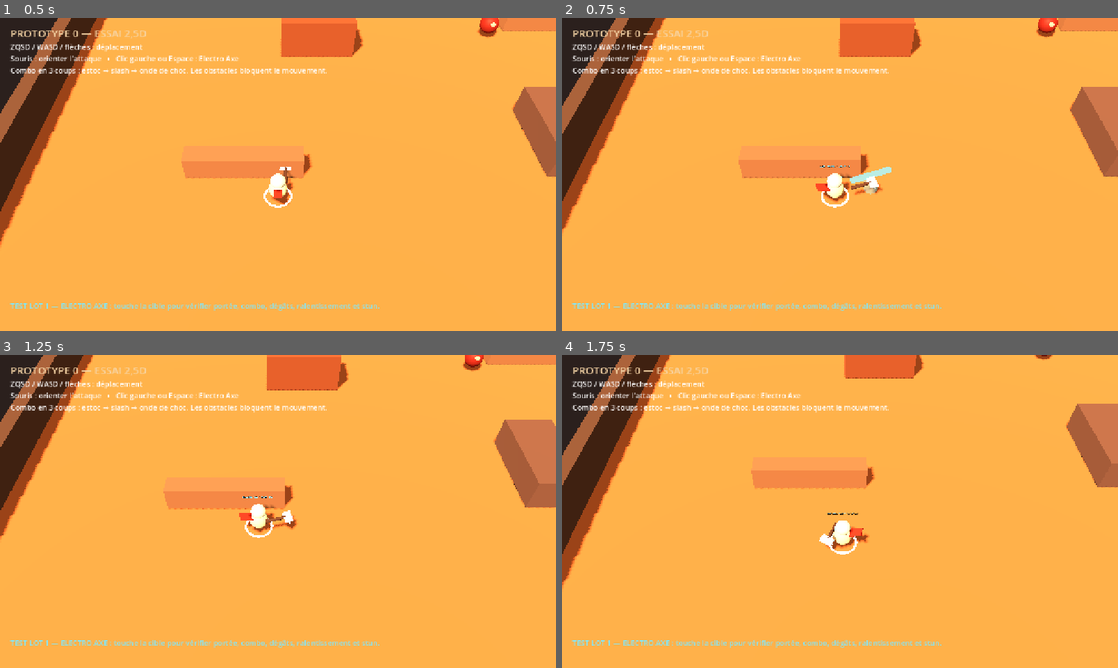
Above: before the commit, frames 1-4 (two rows, left to right).
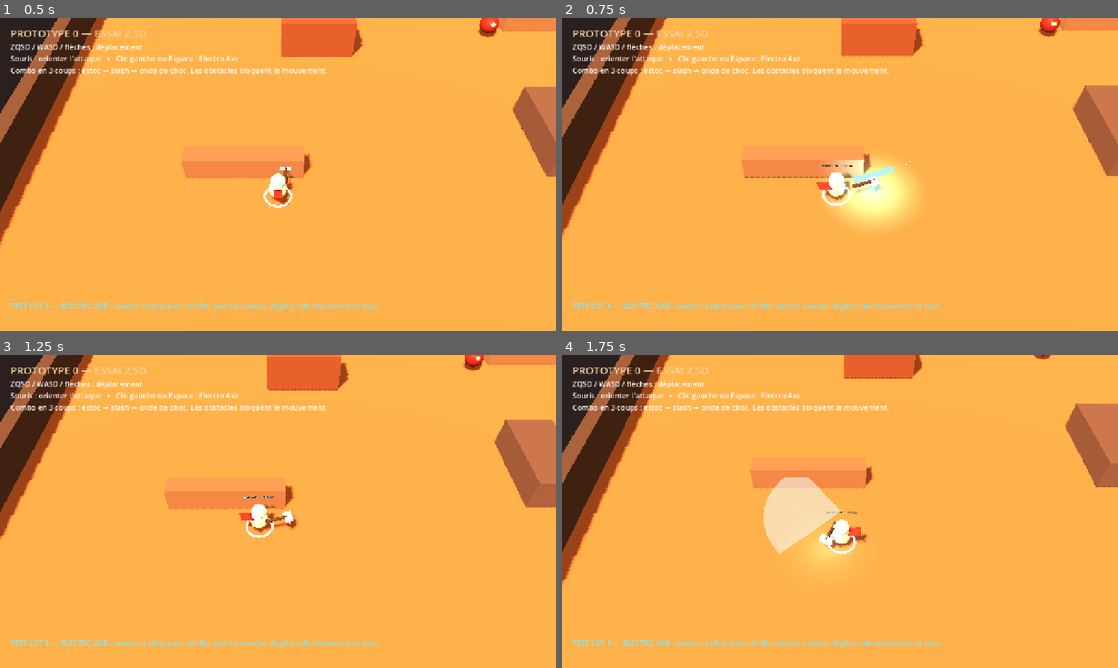
Above: after the commit, the same moments.

Repository: aKoMoses/PROTOTYPE-V0.1
Game: Godot game, scene res://scenes/main.tscn
The game is run twice, just before and just after one commit, with the same random seed, the same clock (stepped at 60 frames per second) and the same inputs.
Inputs (mouse positions are in pixels of both pictures, inside the frame that each line leads up to):
- Up to frame 1 (0.5 s): no input
- Up to frame 2 (0.75 s): move the mouse to (962, 158) at 0.52 s; hold D from 0.53 s (still down); hold Q from 0.53 s (still down); click (962, 158) at 0.67 s
- Up to frame 3 (1.25 s): keep holding D; keep holding Q; tap Space at 0.77 s
- Up to frame 4 (1.75 s): move the mouse to (728, 527) at 1.27 s; release D at 1.28 s; release Q at 1.28 s; hold S from 1.28 s (still down); tap Z at 1.35 s; tap Space at 1.52 s

Frame 1 is identical in both runs. In frame 2, 4.1% of the frame differs, in the area x 0-100%, y 0-70%; in frame 3, 0.4%; in frame 4, 3.4%.

Commit message:
Polish Electro Axe particles and animation feedback

Diff:
--- a/scripts/camera_rig.gd
+++ b/scripts/camera_rig.gd
@@ -7,6 +7,8 @@
 var _target: Node3D
 var _camera: Camera3D
 var _smoothed_aim := Vector3.ZERO
+var _shake_time := 0.0
+var _shake_strength := 0.0
 
 
 func _ready() -> void:
@@ -33,7 +35,17 @@
 	var desired := _target.global_position + _smoothed_aim * look_ahead_distance
 	desired.y = 0.0
 	global_position = global_position.lerp(desired, 1.0 - exp(-follow_speed * delta))
+	if _shake_time > 0.0:
+		_shake_time -= delta
+		var shake_offset := Vector3(randf_range(-1.0, 1.0), randf_range(-0.5, 0.5), randf_range(-1.0, 1.0)) * _shake_strength
+		global_position += shake_offset
+		_shake_strength = lerpf(_shake_strength, 0.0, 1.0 - exp(-18.0 * delta))
 	_aim_camera()
+
+
+func shake(duration: float, strength: float = 0.12) -> void:
+	_shake_time = maxf(_shake_time, duration)
+	_shake_strength = maxf(_shake_strength, strength)
 
 
 func _resolve_camera() -> void:
--- a/scripts/player.gd
+++ b/scripts/player.gd
@@ -22,6 +22,8 @@
 var _axe_pivot: Node3D
 var _axe_pivot_home := Vector3(0.5, 1.0, -0.55)
 var _axe_pivot_home_rotation := Vector3.ZERO
+var _robot_visuals: Node3D
+var _axe_light: OmniLight3D
 
 
 func _ready() -> void:
@@ -136,6 +138,19 @@
 		tween.tween_interval(0.05)
 		tween.tween_property(_axe_pivot, "rotation", Vector3(deg_to_rad(78.0), 0.0, 0.0), 0.10)
 		tween.tween_property(_axe_pivot, "rotation", _axe_pivot_home_rotation, 0.22)
+	if _robot_visuals != null:
+		var recoil := create_tween()
+		recoil.tween_property(_robot_visuals, "position", -aim_direction * (0.10 if step < 2 else 0.18), 0.06)
+		recoil.tween_property(_robot_visuals, "position", Vector3.ZERO, 0.18 if step < 2 else 0.28)
+		recoil.tween_property(_robot_visuals, "rotation", Vector3(0.0, 0.0, deg_to_rad(-7.0 if step == 1 else 0.0)), 0.05)
+		recoil.tween_property(_robot_visuals, "rotation", Vector3.ZERO, 0.16)
+	if _axe_light != null:
+		_axe_light.light_energy = 8.0 if step == 2 else 5.0
+		var light_tween := create_tween()
+		light_tween.tween_property(_axe_light, "light_energy", 0.0, 0.24 if step < 2 else 0.42)
+	var rig := get_tree().current_scene.get_node_or_null("CameraRig")
+	if rig != null and rig.has_method("shake"):
+		rig.call("shake", 0.05 if step < 2 else 0.13)
 
 
 func _create_fx_material(color: Color, alpha: float = 0.9) -> StandardMaterial3D:
@@ -147,6 +162,33 @@
 	material.emission = color
 	material.emission_energy_multiplier = 5.0
 	return material
+
+
+func _spawn_particle_burst(origin: Vector3, color: Color, amount: int, lifetime: float, speed: float, particle_scale: float) -> void:
+	var particles := GPUParticles3D.new()
+	particles.amount = amount
+	particles.lifetime = lifetime
+	particles.one_shot = true
+	particles.explosiveness = 1.0
+	particles.visibility_aabb = AABB(Vector3(-8.0, -8.0, -8.0), Vector3(16.0, 16.0, 16.0))
+	var process_material := ParticleProcessMaterial.new()
+	process_material.direction = Vector3.UP
+	process_material.spread = 180.0
+	process_material.initial_velocity_min = speed * 0.55
+	process_material.initial_velocity_max = speed
+	process_material.gravity = Vector3(0.0, -10.0, 0.0)
+	process_material.scale_min = particle_scale * 0.55
+	process_material.scale_max = particle_scale
+	particles.process_material = process_material
+	var particle_mesh := SphereMesh.new()
+	particle_mesh.radius = 0.12
+	particle_mesh.height = 0.24
+	particle_mesh.material = _create_fx_material(color, 0.92)
+	particles.draw_pass_1 = particle_mesh
+	get_tree().current_scene.add_child(particles)
+	particles.global_position = origin
+	particles.emitting = true
+	get_tree().create_timer(lifetime + 0.35).timeout.connect(particles.queue_free)
 
 
 func _play_impact_fx(step: int) -> void:
@@ -162,6 +204,7 @@
 		var tween := create_tween()
 		tween.tween_property(thrust, "scale", Vector3(1.8, 1.8, 0.2), 0.12)
 		tween.tween_callback(thrust.queue_free)
+		_spawn_particle_burst(global_position + Vector3.UP * 0.95 + aim_direction * AXE_RANGE[0], Color("#a9f5ff"), 10, 0.28, 5.0, 0.16)
 	elif step == 1:
 		var slash := _create_slash_fan(AXE_RANGE[1], deg_to_rad(58.0))
 		get_tree().current_scene.add_child(slash)
@@ -170,6 +213,15 @@
 		var tween := create_tween()
 		tween.tween_property(slash, "scale", Vector3(1.25, 1.0, 1.25), 0.16)
 		tween.tween_callback(slash.queue_free)
+		var slash_echo := _create_slash_fan(AXE_RANGE[1] * 0.82, deg_to_rad(48.0))
+		get_tree().current_scene.add_child(slash_echo)
+		slash_echo.global_position = slash.global_position + Vector3.UP * 0.08
+		slash_echo.look_at(slash_echo.global_position + aim_direction, Vector3.UP)
+		slash_echo.material_override = _create_fx_material(Color("#e8fcff"), 0.55)
+		var echo_tween := create_tween()
+		echo_tween.tween_property(slash_echo, "scale", Vector3(1.7, 1.0, 1.7), 0.22)
+		echo_tween.tween_callback(slash_echo.queue_free)
+		_spawn_particle_burst(global_position + Vector3.UP * 0.9 + aim_direction * AXE_RANGE[1], Color("#55e9ff"), 14, 0.34, 4.0, 0.14)
 	else:
 		_create_shockwave_fx()
 
@@ -220,6 +272,8 @@
 	tween.tween_callback(ring.queue_free)
 	for index in range(8):
 		_create_lightning_spark(impact_point, index)
+	_spawn_particle_burst(impact_point + Vector3.UP * 0.18, Color("#a8f8ff"), 34, 0.75, 7.0, 0.19)
+	_spawn_particle_burst(impact_point + Vector3.UP * 0.12, Color("#ffb13b"), 16, 0.52, 5.0, 0.14)
 
 
 func _create_lightning_spark(origin: Vector3, index: int) -> void:
@@ -277,6 +331,7 @@
 	var visuals := Node3D.new()
 	visuals.name = "Visuals"
 	visuals.scale = Vector3.ONE * 0.88
+	_robot_visuals = visuals
 	add_child(visuals)
 
 	_attack_label = Label3D.new()
@@ -352,6 +407,12 @@
 	axe_edge.position = Vector3(0.0, -0.11, -1.25)
 	axe_edge.material_override = _material(Color("#eaffff"), 0.1, Color("#9cf6ff"))
 	_axe_pivot.add_child(axe_edge)
+	_axe_light = OmniLight3D.new()
+	_axe_light.light_color = Color("#62eaff")
+	_axe_light.light_energy = 0.0
+	_axe_light.omni_range = 3.5
+	_axe_light.position = Vector3(0.0, 0.0, -1.2)
+	_axe_pivot.add_child(_axe_light)
 
 	var scarf := MeshInstance3D.new()
 	var scarf_mesh := BoxMesh.new()
--- a/scripts/target_dummy.gd
+++ b/scripts/target_dummy.gd
@@ -10,6 +10,7 @@
 var _slow_until := 0.0
 var _stun_until := 0.0
 var _body_mesh: MeshInstance3D
+var _impact_light: OmniLight3D
 
 
 func _ready() -> void:
@@ -49,6 +50,11 @@
 	_body_material.emission_enabled = true
 	_body_material.emission = Color("#fff0b0") if critical else Color("#ff684d")
 	_body_material.emission_energy_multiplier = 4.0 if critical else 2.5
+	if _impact_light != null:
+		_impact_light.light_color = Color("#fff2b2") if critical else Color("#ff5b43")
+		_impact_light.light_energy = 7.0 if critical else 4.0
+		var light_tween := create_tween()
+		light_tween.tween_property(_impact_light, "light_energy", 0.0, 0.20)
 	tween.tween_callback(_clear_impact_flash)
 
 
@@ -105,6 +111,11 @@
 	_body_material.roughness = 0.62
 	_body_mesh.material_override = _body_material
 	add_child(_body_mesh)
+	_impact_light = OmniLight3D.new()
+	_impact_light.light_energy = 0.0
+	_impact_light.omni_range = 3.0
+	_impact_light.position = Vector3(0.0, 1.0, 0.0)
+	add_child(_impact_light)
 
 	var eye := MeshInstance3D.new()
 	var eye_mesh := SphereMesh.new()
